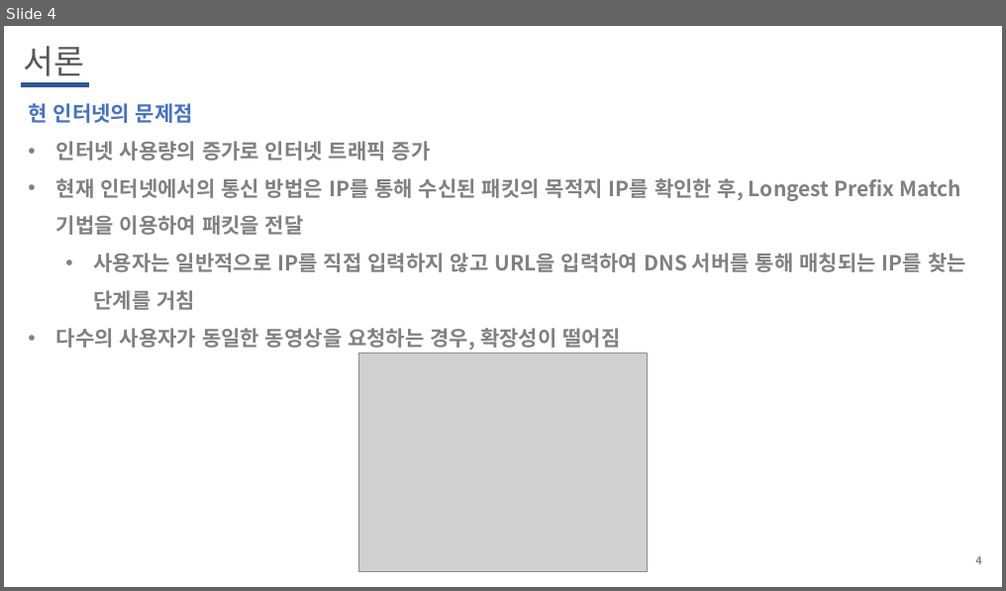
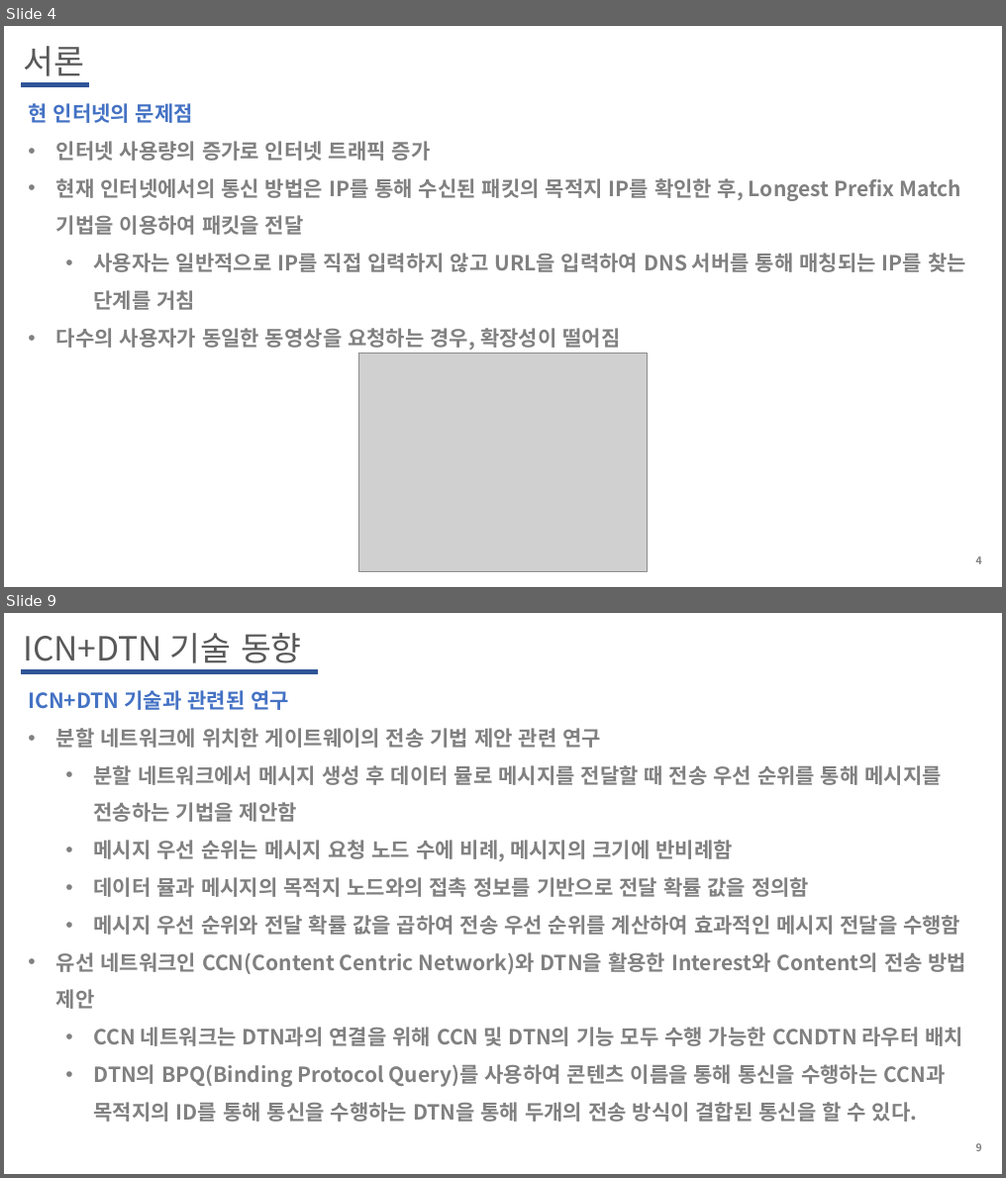
Before and after one commit to WoogiBoogi1129/ICN-NDN, a slide deck: Named-Data-Net/PPT/ICN+NDN-기술.pptx. Shown one above the other, each under a label of ours: slide 4 before the commit, slides 4 and 9 after it; the slides between them are not shown. The pictures are 1006x591 and 1006x1178 pixels, drawn with LibreOffice and Linux fonts; fonts in the diff are those of the drawing; grey boxes stand for pictures. Boxes give left, top, right and bottom in pixels: in the first picture for what was removed or moved away, otherwise in the second. Text is boxed around its words. In the diff, an @@ line names an element or a change of style, - is before the commit and + after.

```diff
--- a/Named-Data-Net/PPT/ICN+NDN-기술.pptx
+++ b/Named-Data-Net/PPT/ICN+NDN-기술.pptx
@@ slide 9 added at (x1=4, y1=613, x2=1002, y2=1174), background #FFFFFF @@
@@ text added at (x1=23, y1=633, x2=302, y2=663), 32 pt, text #595959 @@
+ICN+DTN 기술 동향
@@ line added from (21, 672) to (318, 672), #2F5597 4.5 pt @@
@@ text added at (x1=28, y1=690, x2=967, y2=1122), 20 pt, text #808080, bold @@
+ICN+DTN 기술과 관련된 연구
+• 분할 네트워크에 위치한 게이트웨이의 전송 기법 제안 관련 연구
+  • 분할 네트워크에서 메시지 생성 후 데이터 뮬로 메시지를 전달할 때 전송 우선 순위를 통해 메시지를 전송하는 기법을 제안함
+  • 메시지 우선 순위는 메시지 요청 노드 수에 비례, 메시지의 크기에 반비례함
+  • 데이터 뮬과 메시지의 목적지 노드와의 접촉 정보를 기반으로 전달 확률 값을 정의함
+  • 메시지 우선 순위와 전달 확률 값을 곱하여 전송 우선 순위를 계산하여 효과적인 메시지 전달을 수행함
+• 유선 네트워크인 CCN(Content Centric Network)와 DTN을 활용한 Interest와 Content의 전송 방법 제안
+  • CCN 네트워크는 DTN과의 연결을 위해 CCN 및 DTN의 기능 모두 수행 가능한 CCNDTN 라우터 배치
+  • DTN의 BPQ(Binding Protocol Query)를 사용하여 콘텐츠 이름을 통해 통신을 수행하는 CCN과 목적지의 ID를 통해 통신을 수행하는 DTN을 통해 두개의 전송 방식이 결합된 통신을 할 수 있다.
@@ page number added at (x1=976, y1=1144, x2=982, y2=1152), 10 pt, text #808080, bold @@
+9
```
Also in this commit, not shown: 2 slides changed, 9 other slides added, 1 other file.
